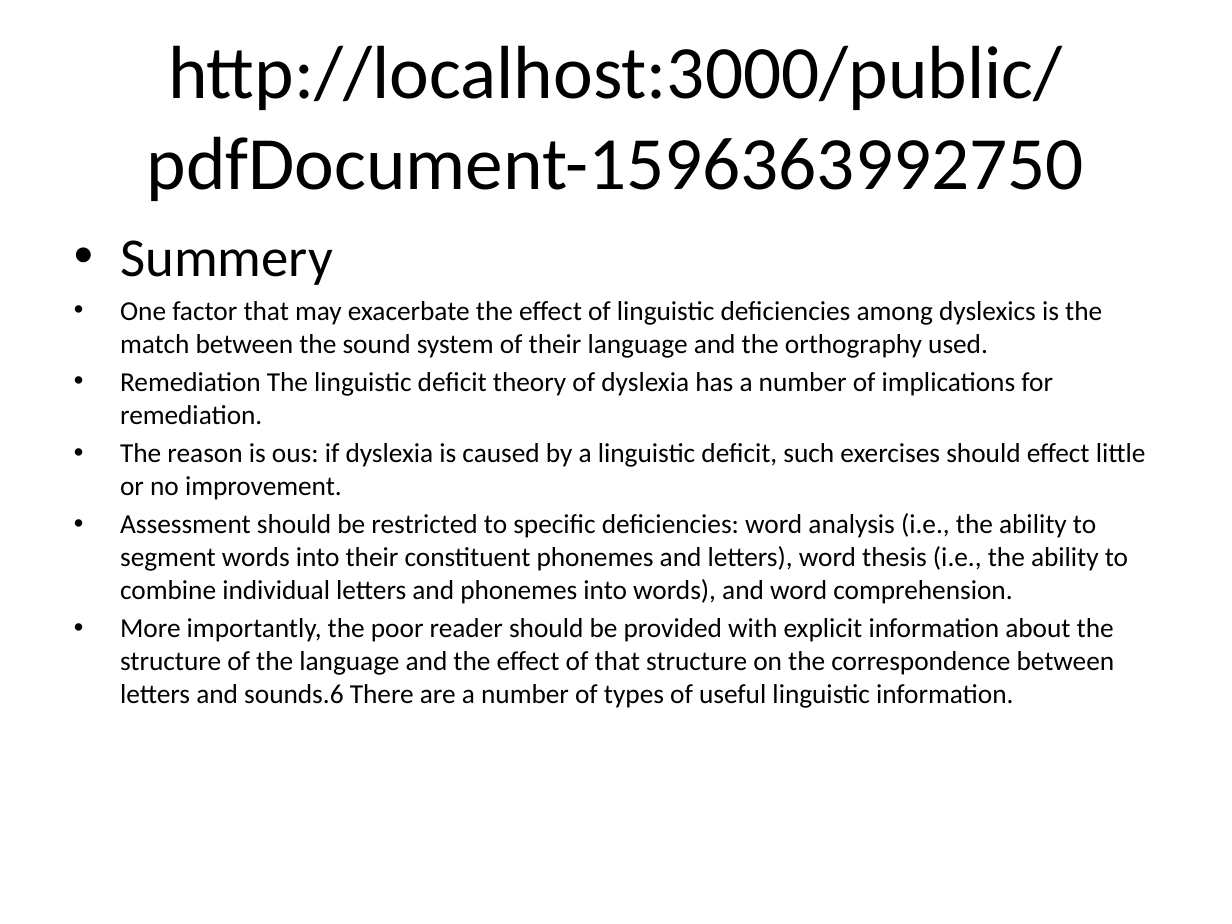
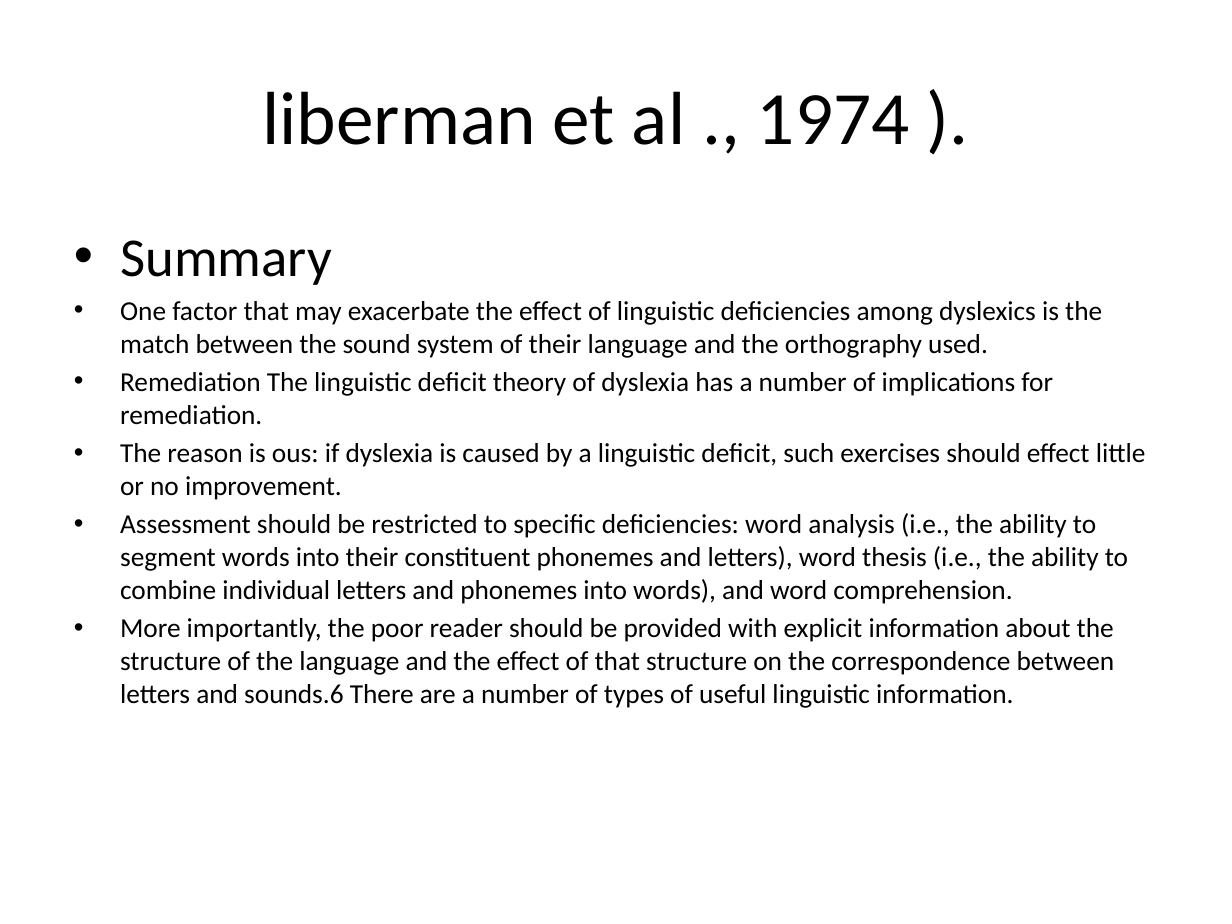
Before and after one commit to ManasaR08/SIH2020_MARS, a slide deck: slide 5 of Machine_Learning/summary.pptx. Drawn at 1232x924 pixels with LibreOffice and Linux fonts; fonts in the diff are those of the drawing. Boxes give left, top, right and bottom in pixels: in the first picture for what was removed or moved away, otherwise in the second. Text is boxed around its words. In the diff, an @@ line names an element or a change of style, - is before the commit and + after.

```diff
--- a/Machine_Learning/summary.pptx
+++ b/Machine_Learning/summary.pptx
@@ title at bbox=[262, 91, 909, 145]: text changed @@
-http://localhost:3000/public/pdfDocument-1596363992750
+liberman et al ., 1974 ).
@@ text at bbox=[120, 240, 332, 285]: text changed @@
-• Summery
+• Summary
```
Also in this commit, not shown: 9 other slides changed, 5 other files.
